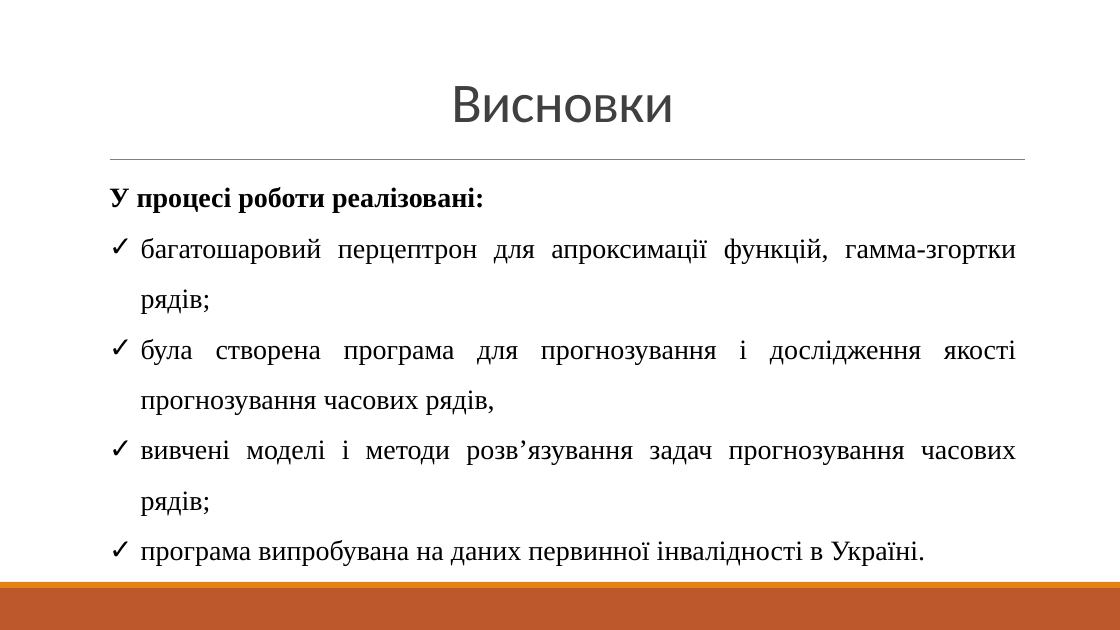
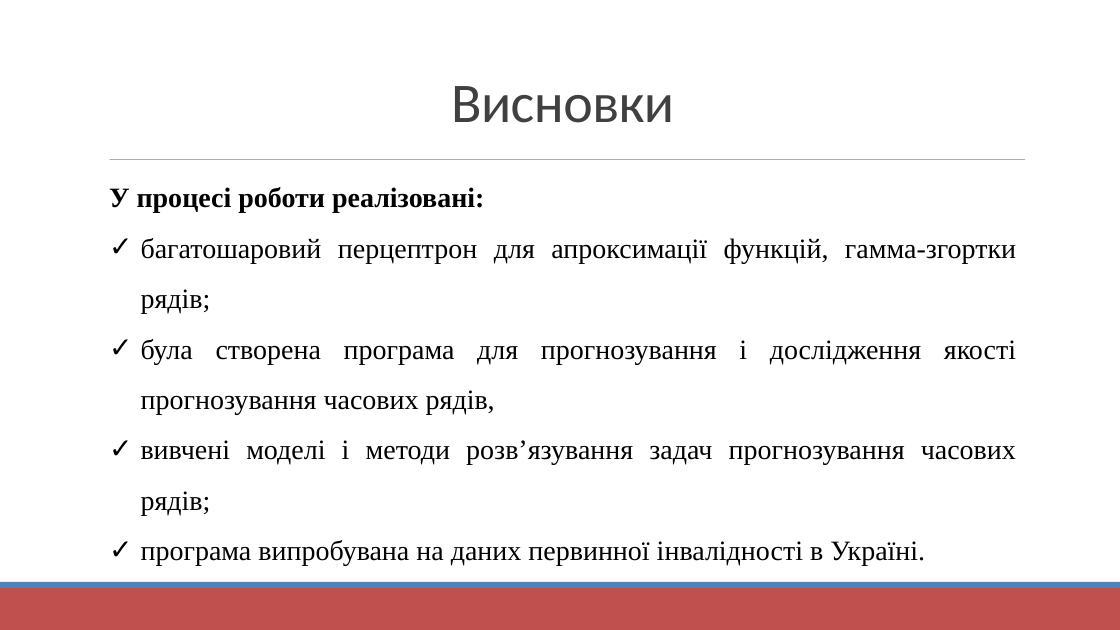
Before and after one commit to Sahlet/GammaNN, a slide deck: slide 10 of Documents/мой диплом/ПРЕЗЕНТАЦИЯ(предзащита).pptx (slide 14 before the commit). Drawn at 1120x630 pixels with LibreOffice and Linux fonts; fonts in the diff are those of the drawing. Boxes give left, top, right and bottom in pixels: in the first picture for what was removed or moved away, otherwise in the second. Text is boxed around its words. In the diff, an @@ line names an element or a change of style, - is before the commit and + after.

```diff
--- a/Documents/мой диплом/ПРЕЗЕНТАЦИЯ(предзащита).pptx
+++ b/Documents/мой диплом/ПРЕЗЕНТАЦИЯ(предзащита).pptx
@@ line (110, 160) - (1026, 160): stroke #808080 0.5 pt to #808080 0.51 pt @@
@@ rectangle at <box>0,588,1120,630</box>: fill #BD582C to #C0504D @@
@@ rectangle at <box>0,582,1120,588</box>: fill #E48312 to #4F81BD @@
```
Also in this commit, not shown: 7 other slides changed, 3 slides added, 7 slides removed, 7 other files.
